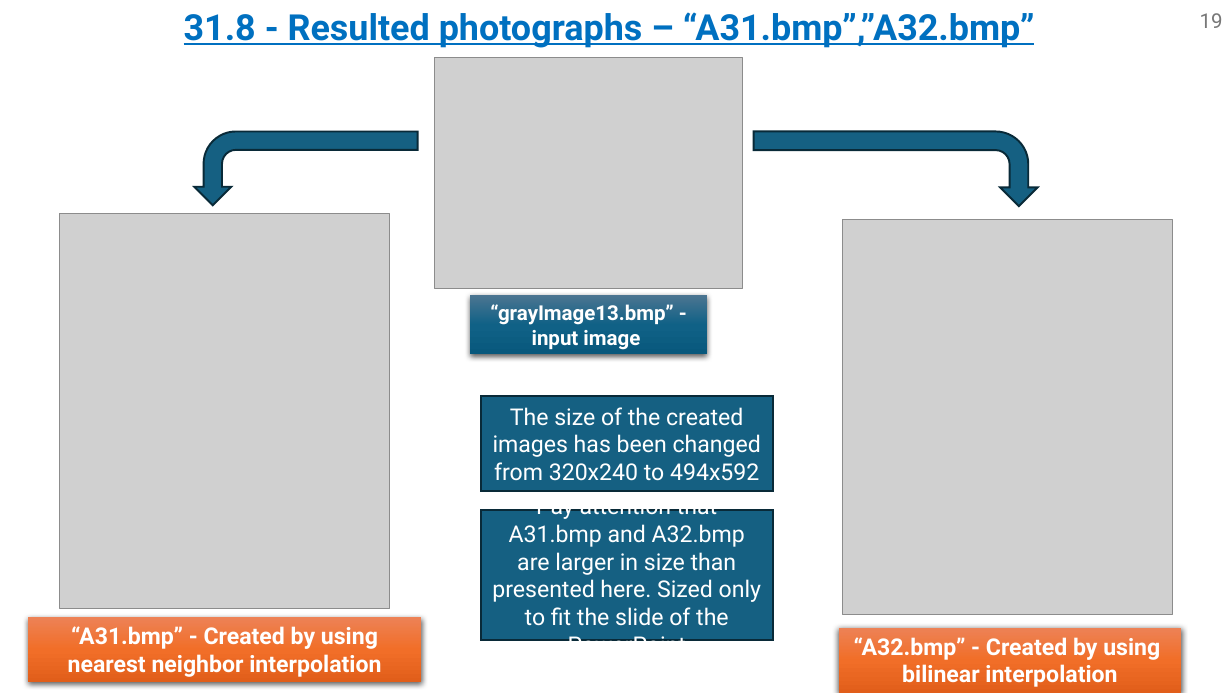
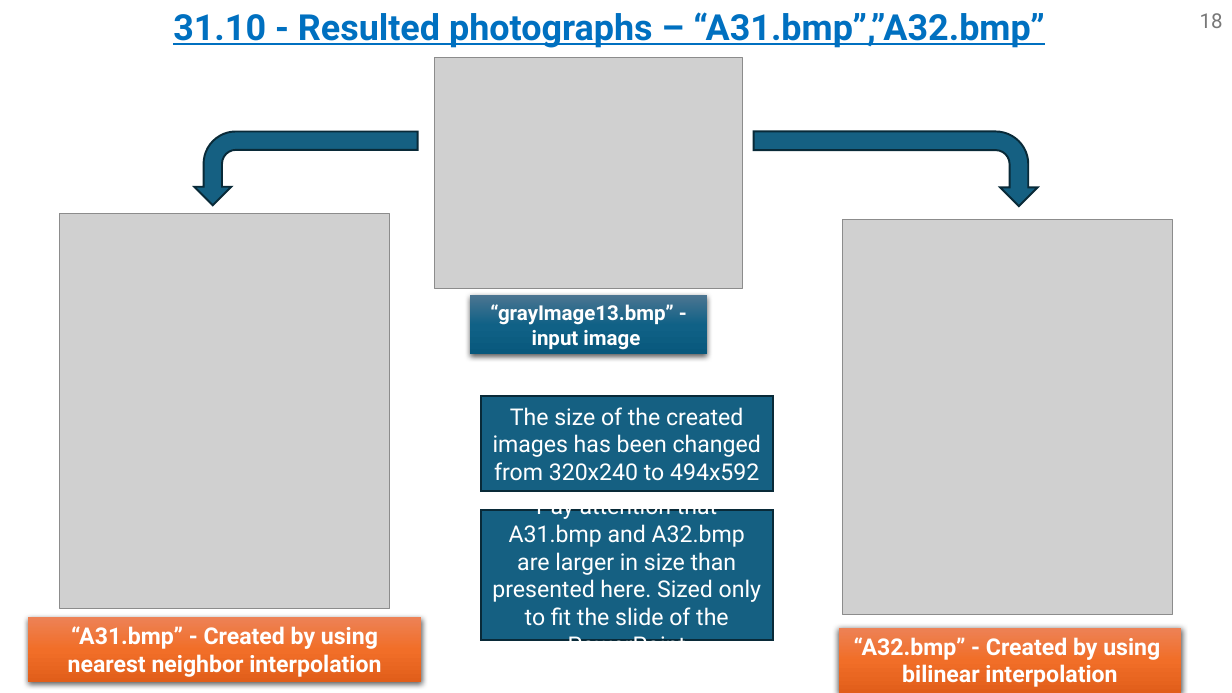
Before and after one commit to omripony/image-processing, a slide deck: slide 18 of labs/lab31-waiting for grade/version 2/1950-2210-7939-ImPr31-2.pptx (slide 19 before the commit). Drawn at 1232x693 pixels with LibreOffice and Linux fonts; fonts in the diff are those of the drawing; grey boxes stand for pictures. Boxes give left, top, right and bottom in pixels: in the first picture for what was removed or moved away, otherwise in the second. Text is boxed around its words. In the diff, an @@ line names an element or a change of style, - is before the commit and + after.

```diff
--- a/labs/lab31-waiting for grade/version 2/1950-2210-7939-ImPr31-2.pptx
+++ b/labs/lab31-waiting for grade/version 2/1950-2210-7939-ImPr31-2.pptx
@@ text at box(173, 12, 1045, 48): text changed @@
-31.8 - Resulted photographs – “A31.bmp”,”A32.bmp”
+31.10 - Resulted photographs – “A31.bmp”,”A32.bmp”
@@ page number at box(1200, 13, 1223, 28): text changed @@
-19
+18
```
Also in this commit, not shown: 13 other slides changed, 2 slides added, 3 slides removed.
